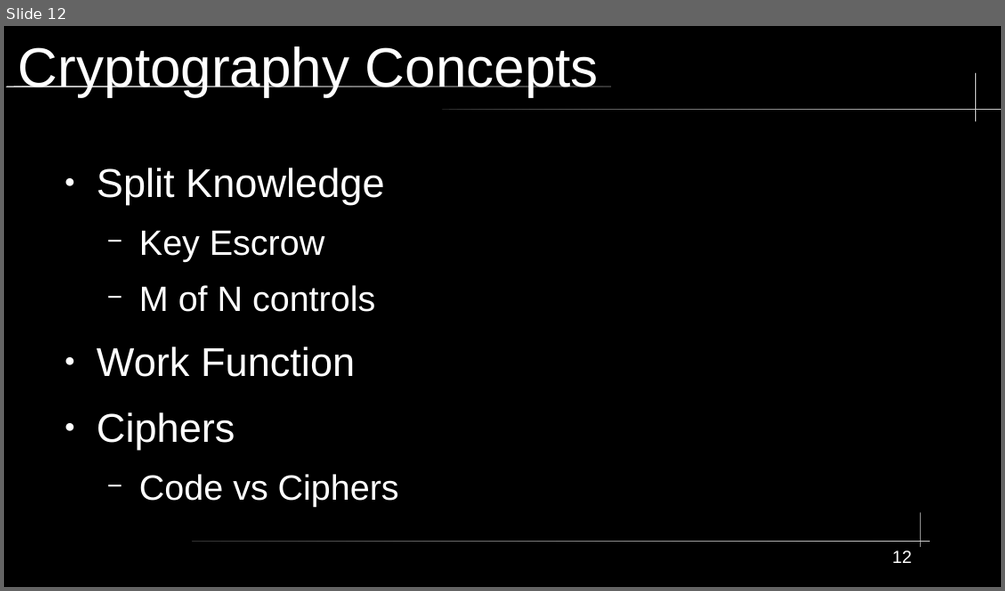
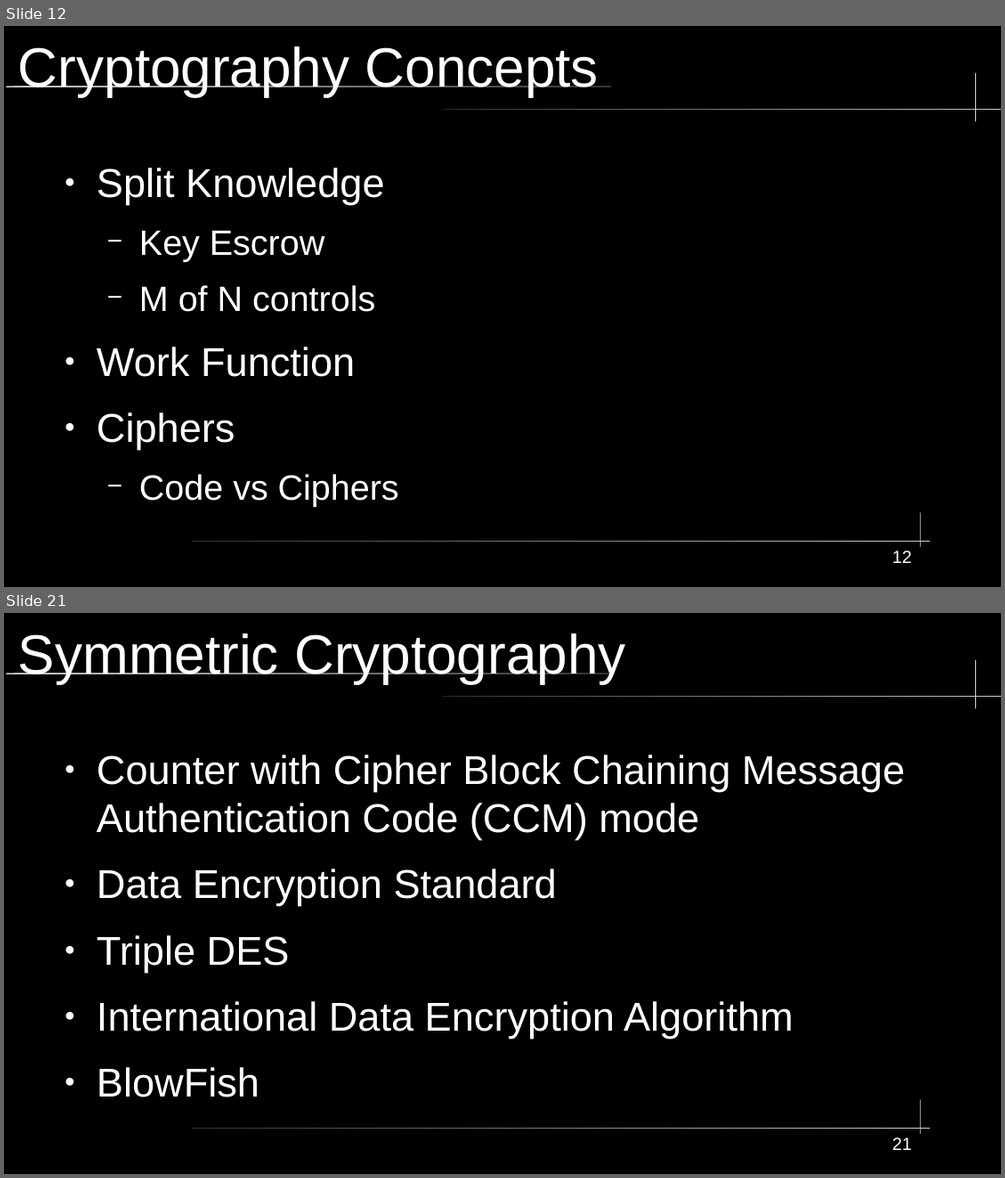
Before and after one commit to City-Colleges-of-Chicago-Cybersecurity/COMPSFI-214, a slide deck: 2026/Spring/powerpoints/Chapter-06-Cryptography-and-Symmetric-Key-Algorithms.odp. Shown one above the other, each under a label of ours: slide 12 before the commit, slides 12 and 21 after it; the slides between them are not shown. The pictures are 1005x591 and 1005x1178 pixels, drawn with LibreOffice and Linux fonts; fonts in the diff are those of the drawing. Boxes give left, top, right and bottom in pixels: in the first picture for what was removed or moved away, otherwise in the second. Text is boxed around its words. In the diff, an @@ line names an element or a change of style, - is before the commit and + after.

```diff
--- a/2026/Spring/powerpoints/Chapter-06-Cryptography-and-Symmetric-Key-Algorithms.odp
+++ b/2026/Spring/powerpoints/Chapter-06-Cryptography-and-Symmetric-Key-Algorithms.odp
@@ slide 21 added at (4,613,1001,1174), background #000000; not listed: 5 template elements that a slide beside it also shows @@
@@ title added at (18,633,626,684), 44 pt, text #FFFFFF @@
+Symmetric Cryptography
@@ text added at (97,755,905,1097), 32 pt, text #FFFFFF @@
+● Counter with Cipher Block Chaining Message Authentication Code (CCM) mode
+● Data Encryption Standard
+● Triple DES
+● International Data Encryption Algorithm
+● BlowFish
@@ page number added at (892,1137,912,1150), 14 pt, text #FFFFFF @@
+21
```
Also in this commit, not shown: 13 other slides added, 1 other file.
